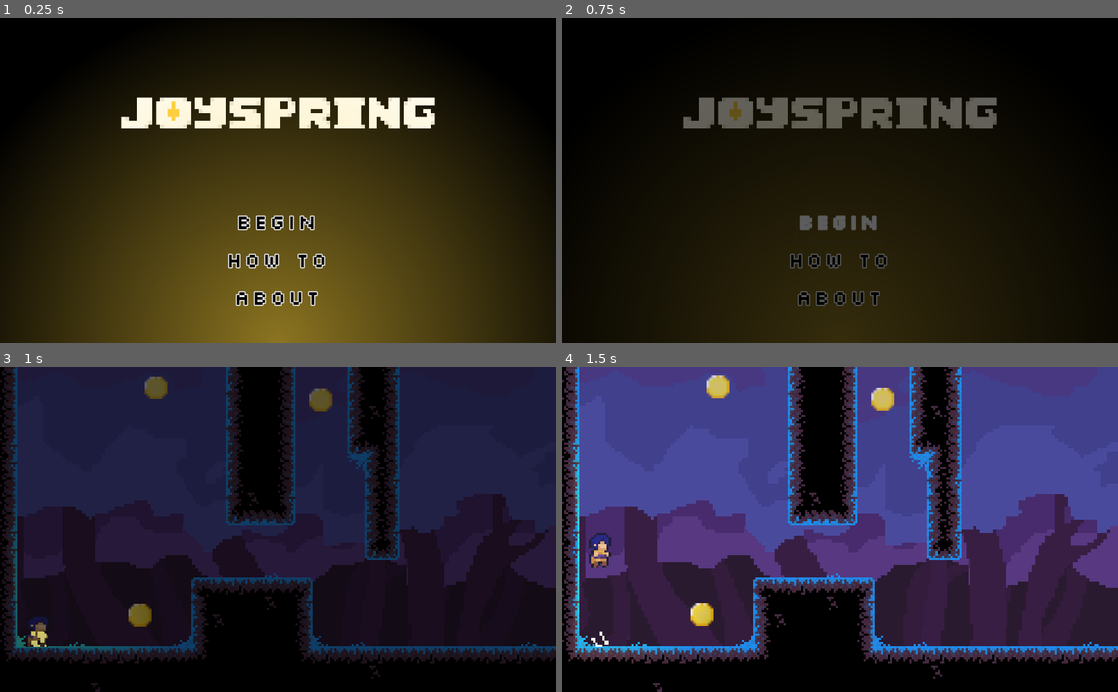
Above: before the commit, frames 1-4 (two rows, left to right).
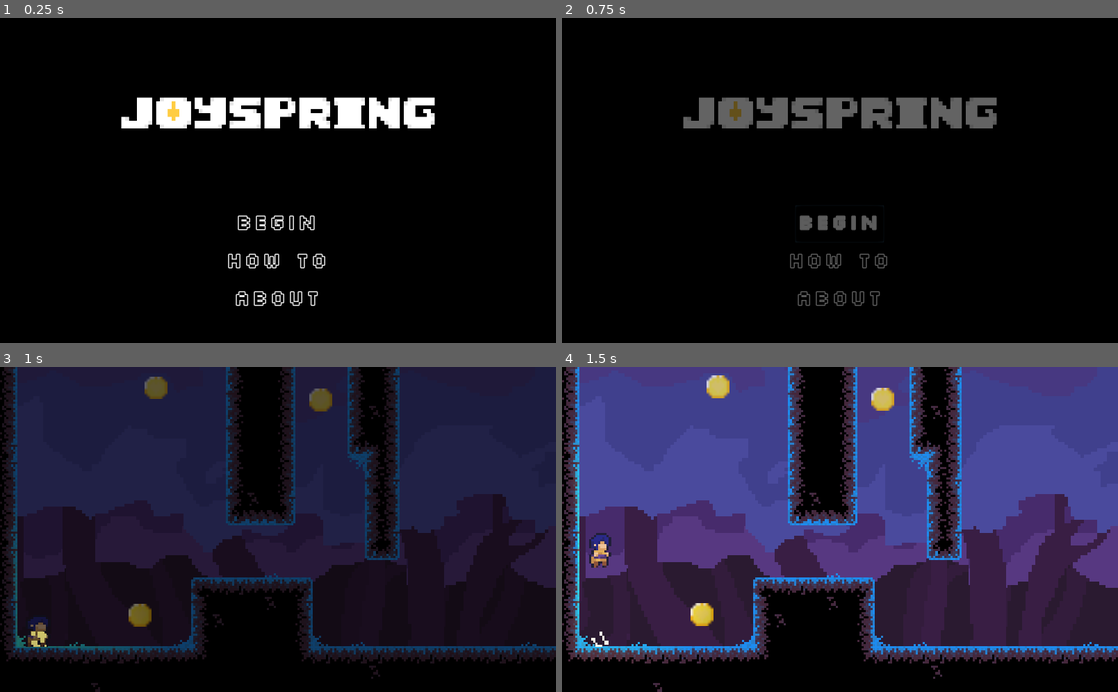
Above: after the commit, the same moments.

Repository: studio-heart-engine/joyspring
Game: Godot game, scene res://Menu.tscn
Same seed, same stepped clock (60 frames per second), same inputs: the game is played once before the commit and once after it.
Inputs:
- Up to frame 1 (0.25 s): no input
- Up to frame 2 (0.75 s): click "Begin" at 0.5 s
- Up to frame 3 (1 s): no input
- Up to frame 4 (1.5 s): hold Up (up) from 1.28 s (still down); hold Space (dash) from 1.28 s (still down)

The runs differ from the first frame. In frame 1, 70% of the frame differs, in the area x 0-100%, y 11-100%; in frame 2, 30%; in frame 3, nothing differs; in frame 4, nothing differs.

Commit message:
Bluh

Diff:
--- a/Menu.tscn
+++ b/Menu.tscn
@@ -1,9 +1,8 @@
-[gd_scene load_steps=5 format=2]
+[gd_scene load_steps=4 format=2]
 
 [ext_resource path="res://Menu.gd" type="Script" id=1]
 [ext_resource path="res://graphics/marketing/banner.png" type="Texture" id=2]
-[ext_resource path="res://white-radial-gradient.png" type="Texture" id=3]
-[ext_resource path="res://silkscreen.tres" type="DynamicFont" id=4]
+[ext_resource path="res://silkscreen.tres" type="DynamicFont" id=3]
 
 [node name="Menu" type="Control"]
 anchor_right = 1.0
@@ -23,12 +22,6 @@
 expand = true
 stretch_mode = 6
 
-[node name="yellow-glow" type="Sprite" parent="."]
-modulate = Color( 0.992157, 0.827451, 0.235294, 0.552941 )
-position = Vector2( 512, 600 )
-scale = Vector2( 1.31055, 1.31055 )
-texture = ExtResource( 3 )
-
 [node name="VBoxContainer" type="VBoxContainer" parent="."]
 anchor_top = 1.0
 anchor_right = 1.0
Not shown: 3 places in Menu.tscn that only renumber resources
Not shown, added: graphics/background/bg-forest.png.import
Not shown, added: graphics/leaf.png.import
